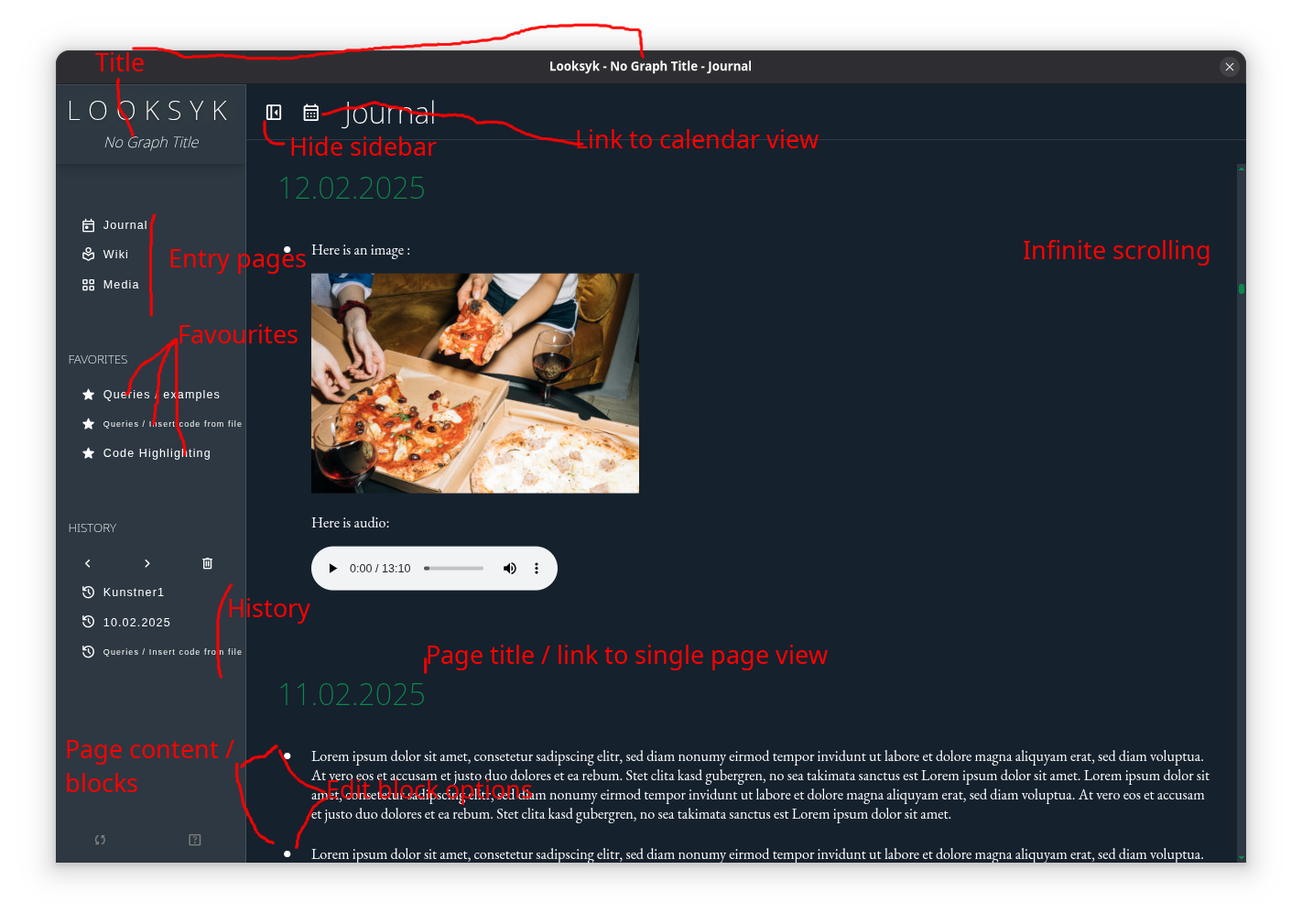
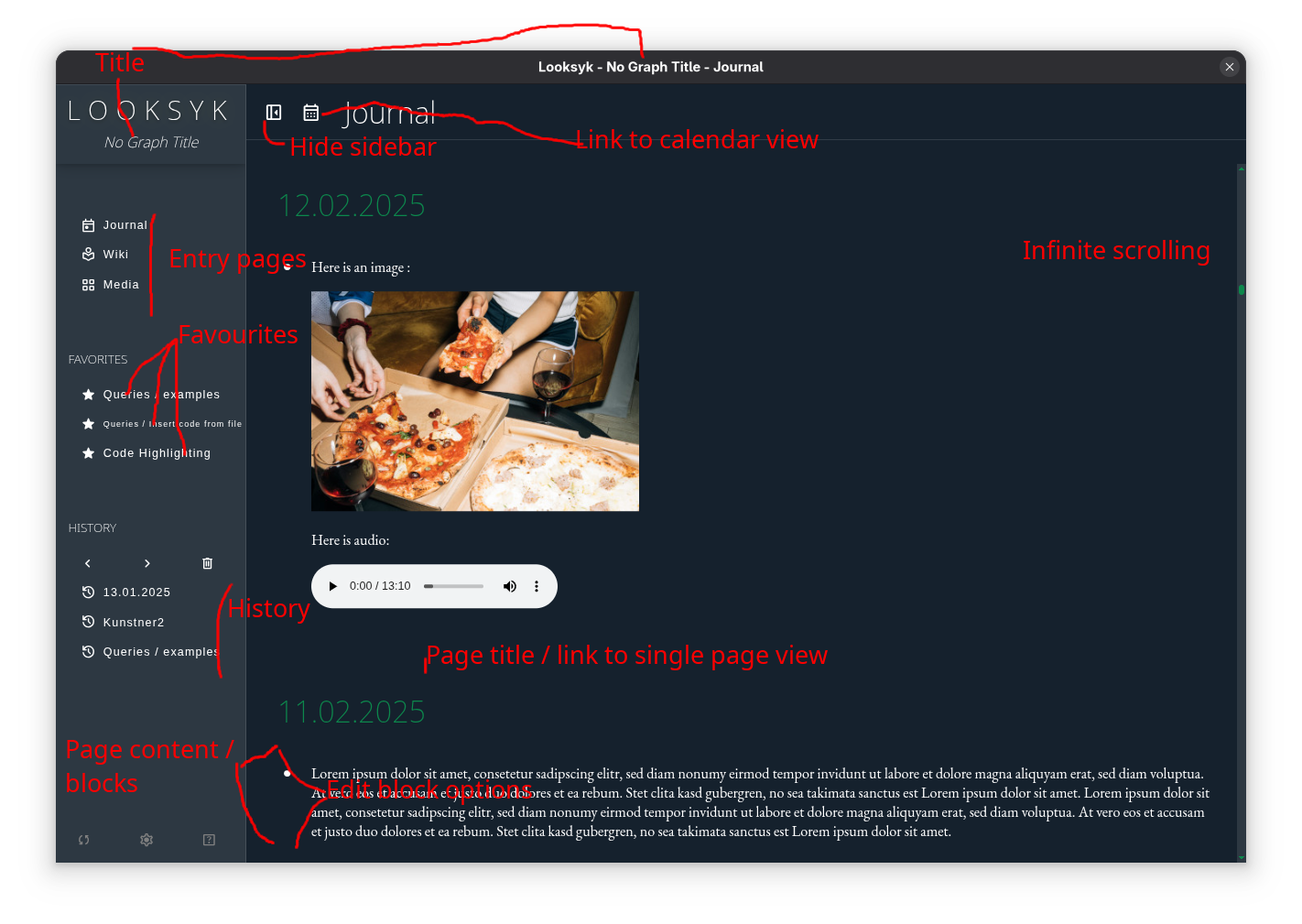
Comparing the layer stacks of the two (1302, 924) images. Changes:
renamed "Bildschirmfoto vom 2025-07-06 10-10-08.png" to "Bildschirmfoto vom 2025-07-13 10-20-32.png", painted on it over [78, 60, 1245, 863]
